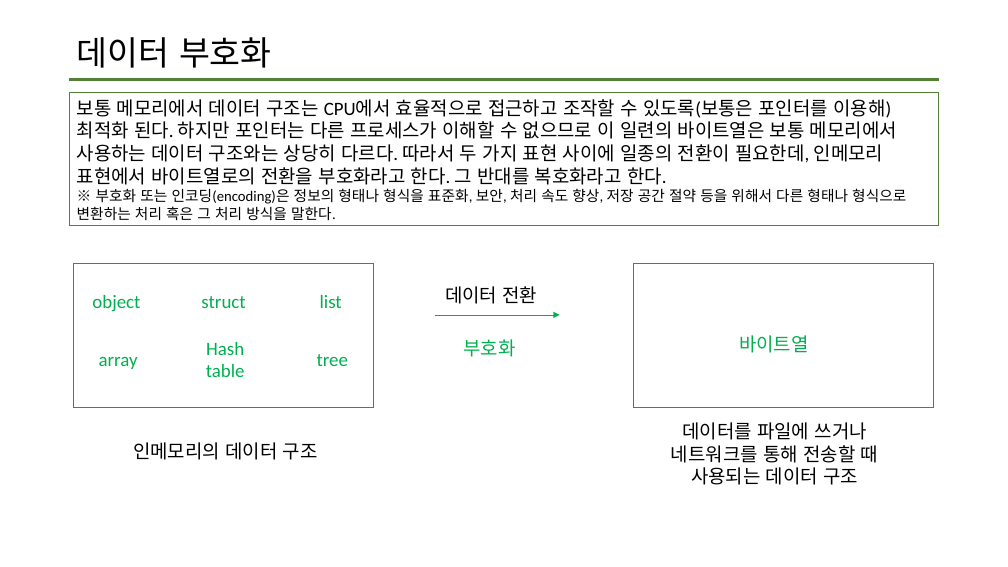
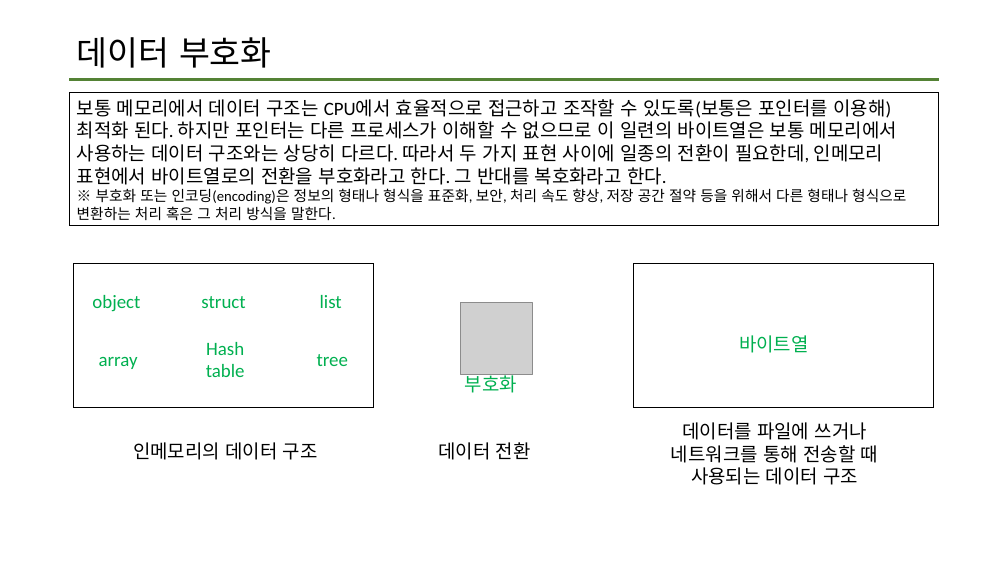
Before and after one commit to data-system-wiki/designing-data-intensive-applications, a slide deck: slide 3 of resources/chapter 4 summary.pptx. Drawn at 1008x567 pixels with LibreOffice and Linux fonts; fonts in the diff are those of the drawing; grey boxes stand for pictures. Boxes give left, top, right and bottom in pixels: in the first picture for what was removed or moved away, otherwise in the second. Text is boxed around its words. In the diff, an @@ line names an element or a change of style, - is before the commit and + after.

Commit message:
4장 2차 업데이트

```diff
--- a/resources/chapter 4 summary.pptx
+++ b/resources/chapter 4 summary.pptx
@@ outline #538234 1 pt to #000000 1 pt in 3 elements at box(70, 92, 939, 225), box(634, 264, 934, 408), box(74, 264, 374, 408) @@
@@ arrow removed from (435, 315) to (560, 315) @@
@@ picture added at box(461, 302, 532, 374) @@
@@ text "부호화": place and size @@
-text "부호화" at box(464, 339, 516, 357)
+text "부호화" at box(465, 372, 517, 393)
@@ text "데이터 전환": place and size @@
-text "데이터 전환" at box(445, 286, 537, 304)
+text "데이터 전환" at box(438, 442, 531, 460)
```
Also in this commit, not shown: 5 other slides changed, 3 slides added.
